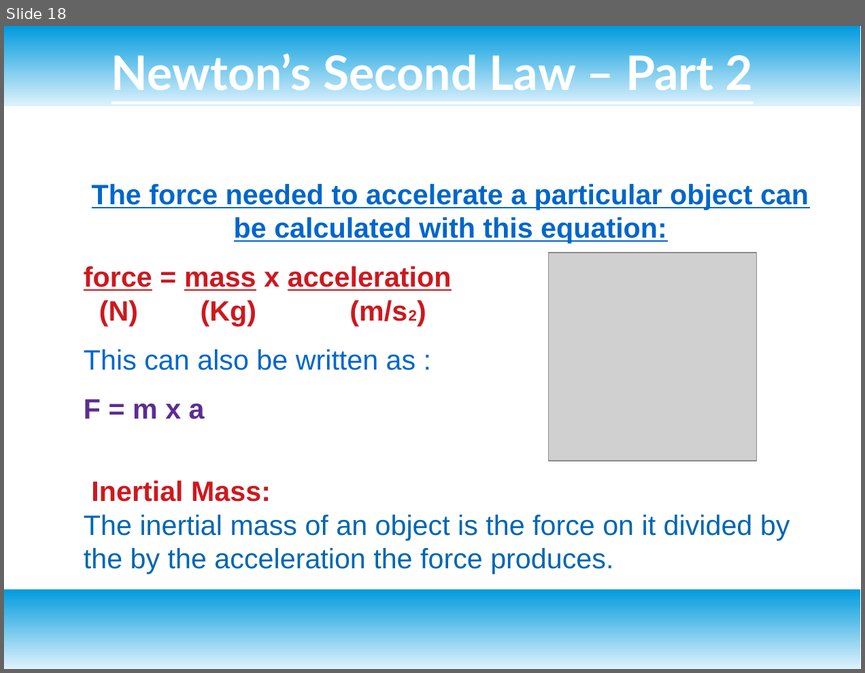
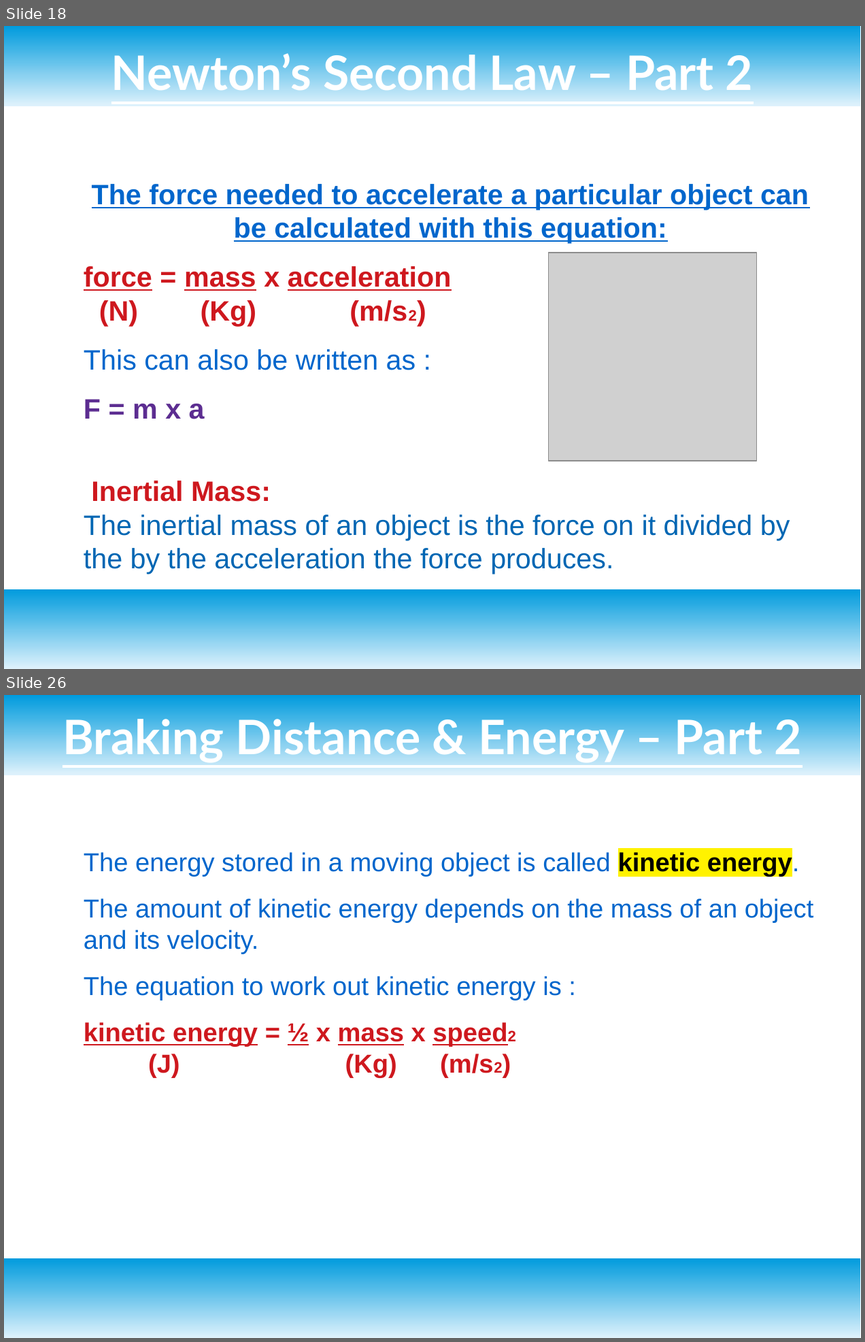
Before and after one commit to fizah05/physics, a slide deck: physicsunit123.odp. Shown one above the other, each under a label of ours: slide 18 before the commit, slides 18 and 26 after it; the slides between them are not shown. The pictures are 865x673 and 865x1342 pixels, drawn with LibreOffice and Linux fonts; fonts in the diff are those of the drawing; grey boxes stand for pictures. Boxes give left, top, right and bottom in pixels: in the first picture for what was removed or moved away, otherwise in the second. Text is boxed around its words. In the diff, an @@ line names an element or a change of style, - is before the commit and + after.

Commit message:
completed velocity unit

```diff
--- a/physicsunit123.odp
+++ b/physicsunit123.odp
@@ slide 26 added at (4,695,861,1338), background #FFFFFF; not listed: 2 template elements that a slide beside it also shows @@
@@ title added at (62,713,802,763), 44 pt, text #FFFFFF, bold, underline @@
+Braking Distance & Energy – Part 2
@@ text added at (84,851,814,1078), 24 pt, text #0066CC @@
+The energy stored in a moving object is called kinetic energy.
+The amount of kinetic energy depends on the mass of an object and its velocity.
+The equation to work out kinetic energy is :
+kinetic energy = ½ x mass x speed2
+(J) (Kg) (m/s2)
```
Also in this commit, not shown: 1 slide changed, 6 other slides added, 1 other file.
